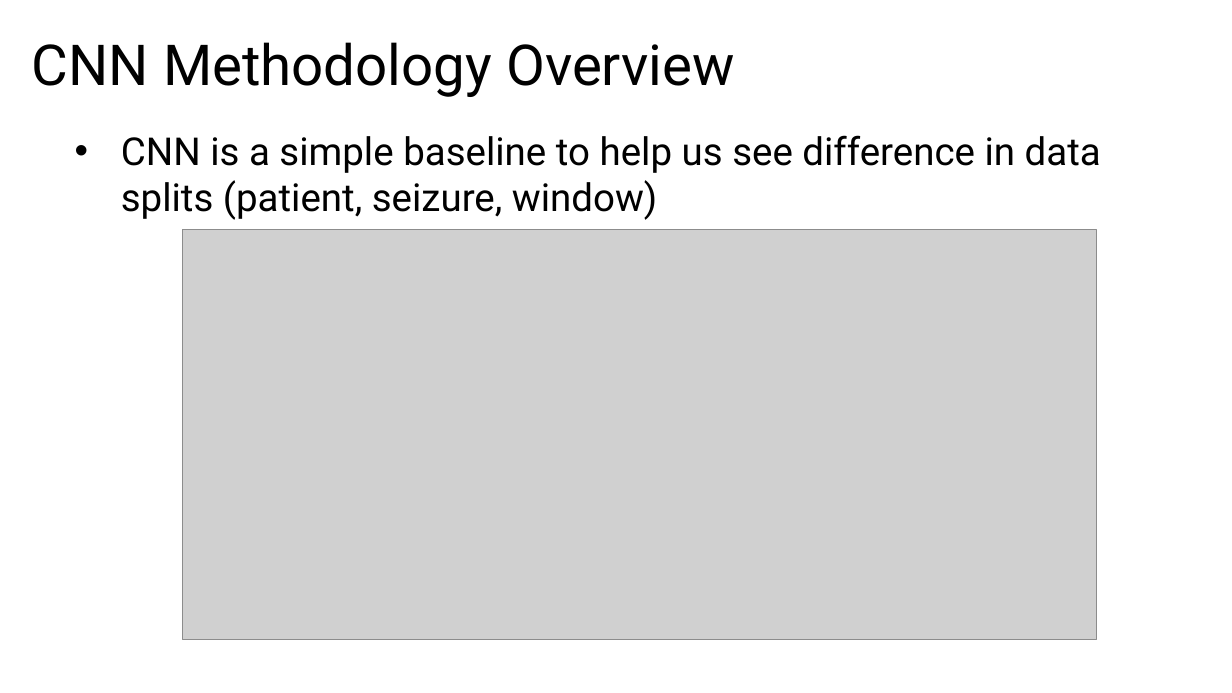
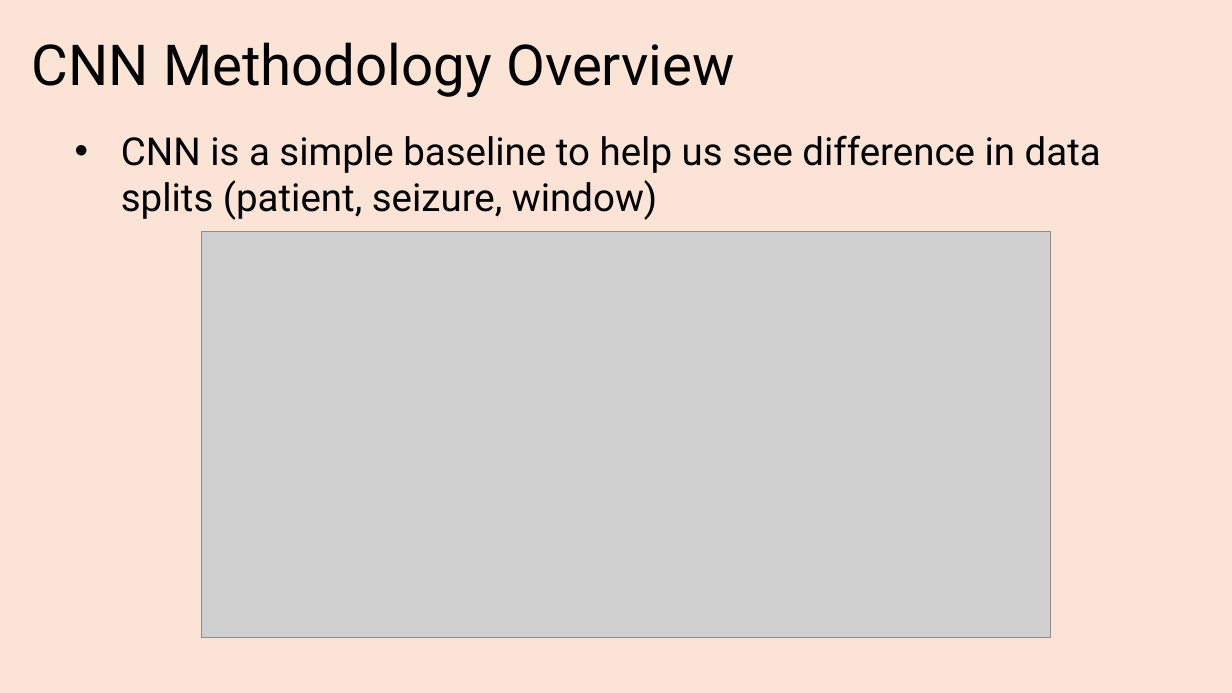
Before and after one commit to eshin21/EpilepsyDeepLearning, a slide deck: slide 7 of Group 3 Seizures Deep Learning Presentation.pptx (slide 6 before the commit). Drawn at 1232x693 pixels with LibreOffice and Linux fonts; fonts in the diff are those of the drawing; grey boxes stand for pictures. Boxes give left, top, right and bottom in pixels: in the first picture for what was removed or moved away, otherwise in the second. Text is boxed around its words. In the diff, an @@ line names an element or a change of style, - is before the commit and + after.

```diff
--- a/Group 3 Seizures Deep Learning Presentation.pptx
+++ b/Group 3 Seizures Deep Learning Presentation.pptx
@@ background #FFFFFF to #FBE3D6 @@
@@ picture: place and size @@
-picture at <box>182,230,1096,640</box>
+picture at <box>202,231,1051,638</box>
```
Also in this commit, not shown: 7 other slides changed, 4 slides added, 2 slides removed, 5 other files.
